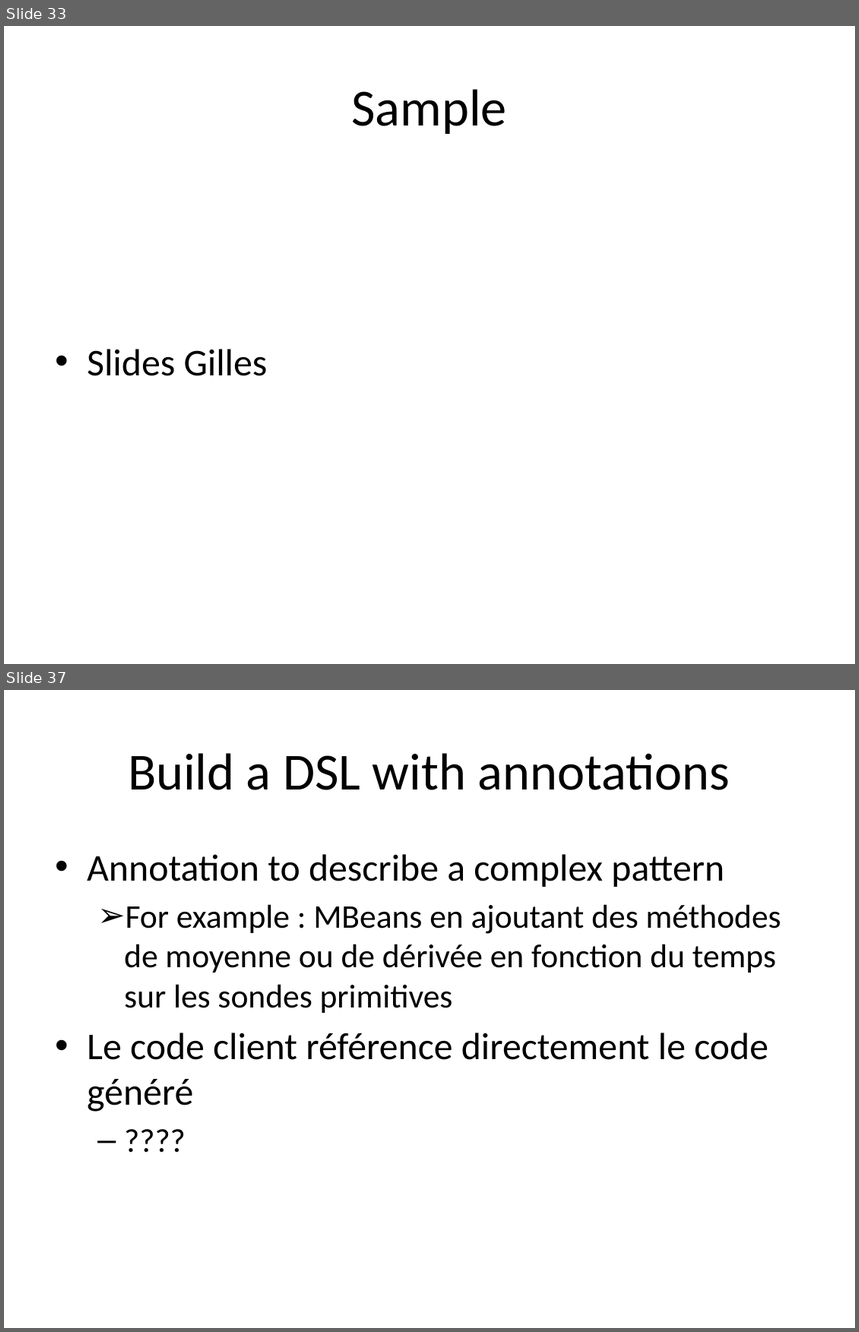
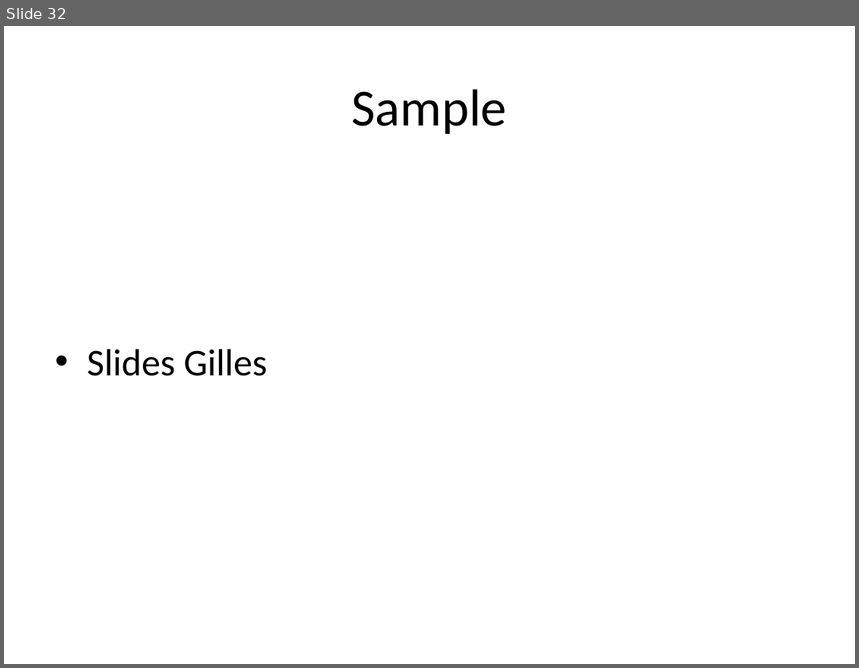
Before and after one commit to dbaeli/ez18n, a slide deck: ez18n-slides/javaone-2012/ez18n_javaone2012.pptx. Shown one above the other, each under a label of ours: slides 33 and 37 before the commit, slide 32 after it; the slides between them are not shown. The pictures are 859x1332 and 859x668 pixels, drawn with LibreOffice and Linux fonts; fonts in the diff are those of the drawing; background and template pictures are left out. Boxes give left, top, right and bottom in pixels: in the first picture for what was removed or moved away, otherwise in the second. Text is boxed around its words. In the diff, an @@ line names an element or a change of style, - is before the commit and + after.

Commit message:
Slides, with annotations redone, titles

```diff
--- a/ez18n-slides/javaone-2012/ez18n_javaone2012.pptx
+++ b/ez18n-slides/javaone-2012/ez18n_javaone2012.pptx
@@ slide 37 removed at box(4, 690, 855, 1328), background picture (left out) @@
@@ title removed at box(128, 753, 731, 790) @@
-Build a DSL with annotations
@@ text removed at box(87, 854, 781, 1112) @@
-• Annotation to describe a complex pattern
-  ➢ For example : MBeans en ajoutant des méthodes de moyenne ou de dérivée en fonction du temps sur les sondes primitives
-• Le code client référence directement le code généré
-  – ????
@@ what was slide 33 is now slide 32 @@
```
Also in this commit, not shown: 30 slides changed, 1 slide added, 2 other slides removed, 2 other files.
